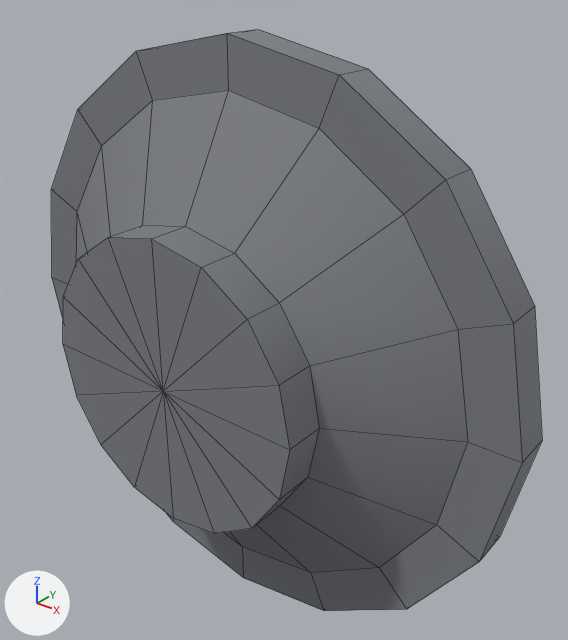
A saved change to the OBJ model assets/models/equipment/cobretty_er5_reactor/LOD2/er5_flange_fore.obj.
Before and after are seen from a camera (50 mm lens) standing at (3.54, -1.66, 2.78) and looking at (0.3, 2.39, 0.28). Every picture has the same lights, and +X, +Y and +Z are marked at lower left. The first picture is the older version. Mesh edges are drawn as thin lines. Where no turn or scale is listed for an object, it has been applied to the vertices. Vertices at exactly the same position are counted once.

Names of what the first picture shows: 'er5_flange_fore'.
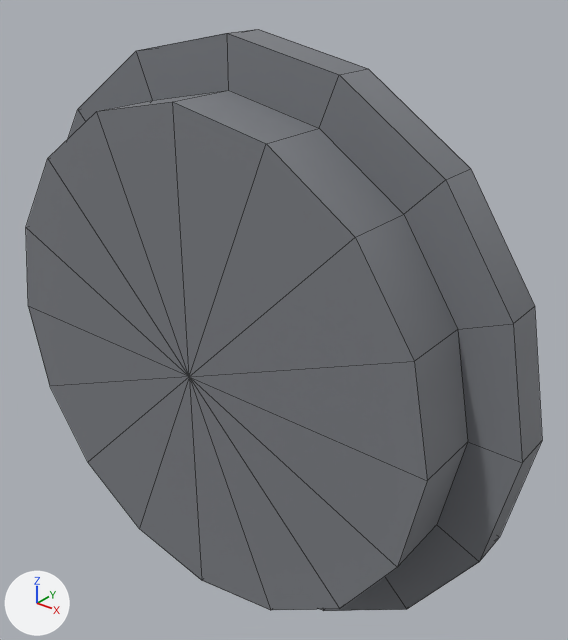
The change, as a diff of the scene's bpy script:
```diff
--- a/assets/models/equipment/cobretty_er5_reactor/LOD2/er5_flange_fore.obj.py
+++ b/assets/models/equipment/cobretty_er5_reactor/LOD2/er5_flange_fore.obj.py
@@ me_er5_flange_fore @@
 # used by ob_er5_flange_fore; location = (0.0, 0.0, 0.0)
-me_er5_flange_fore.from_pydata(...)  # 114 vertices, 128 faces; spans x -2.25..2.25, y 1.45..2.5, z -2.25..2.25
+me_er5_flange_fore.from_pydata(...)  # 98 vertices, 112 faces; spans x -2.25..2.25, y 1.7..2.5, z -2.25..2.25
+# me_er5_flange_fore part 1
+# 17 vertices are removed from x -1.1..1.1, y 1.45, z -1.1..1.1
+# 32 faces are deleted
+# 16 vertices move from x -1.1..1.1, y 1.75, z -1.1..1.1 to x -1.9..1.9, y 1.7, z -1.9..1.9
+# 1 vertex is added at (0.0, 1.7, 0.0)
+# 16 new faces join them
 me_er5_flange_fore.materials.append(mat_eq_metal_band)
```

Pixel boxes [x1, y1, x2, y2] of what changed, in the pictures (568 x 640 px):
'er5_flange_fore', reshaped: before [51, 29, 542, 611]; after [26, 29, 542, 611]
part 1 of me_er5_flange_fore, built on: before [63, 90, 468, 573]; after [26, 90, 468, 610]
